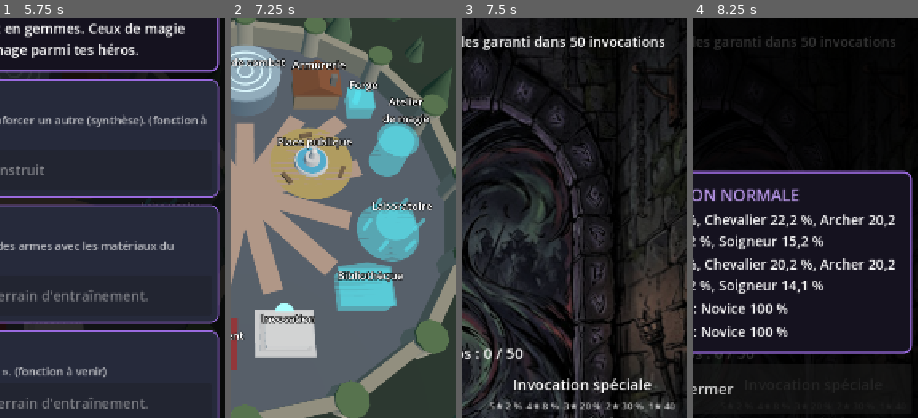
Above: before the commit, frames 1-4 (left to right).
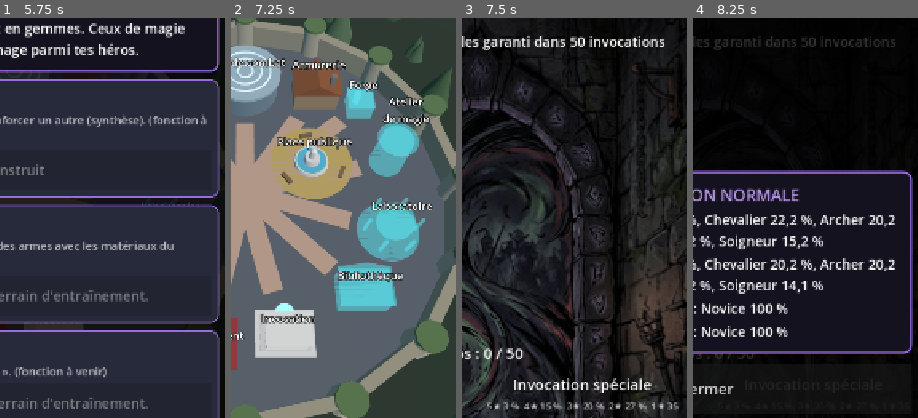
Above: after the commit, the same moments.

Repository: usksyz/project_gacha
Game: Godot game, scene res://scenes/main.tscn
The game is run twice, just before and just after one commit, with the same random seed, the same clock (stepped at 60 frames per second) and the same inputs.
Inputs (mouse positions are % of the whole screen's width and height, from its top left):
- Up to frame 1 (5.75 s): click (92, 4) at 0.52 s; click "Recommencer la partie" at 1.25 s; click "Faille spatio-temporelle" at 2 s; click "Zone de débarquement" at 2.75 s; click "Construction" at 3.5 s; click "Affectations" at 4.25 s; click (50, 34) at 5.02 s
- Up to frame 2 (7.25 s): click "Fermer" at 5.75 s; click "Hub" at 6.5 s
- Up to frame 3 (7.5 s): click "Invocation" at 7.25 s
- Up to frame 4 (8.25 s): click "Détail des taux" at 8 s
The pictures show only the part of the screen within x 47-97%, y 15-65%; the shares and areas given below are measured in that part.

Frames 1-2 are identical in both runs. In frame 3, 1.1% of the frame differs, in the area x 11-97%, y 96-98%; in frame 4, less than 0.1%.

Commit message:
Invocation spéciale : moins de 1 étoile, plus des autres raretés
1 étoile 35 %, 2 étoiles 27 %, 3 étoiles 20 %, 4 étoiles 15 %, 5 étoiles 3 % (la pity de 50 reste).

Co-Authored-By: Claude Opus 5.5 <noreply@anthropic.com>

Diff:
--- a/scripts/game_data.gd
+++ b/scripts/game_data.gd
@@ -27,7 +27,8 @@
 	"normal": {"name": "Invocation normale", "cost": 5000, "currency": "gold", "mages": false,
 		"rates": {5: 0.0, 4: 0.10, 3: 0.15, 2: 0.25, 1: 0.50}},  # taux choisis par le porteur du projet
 	"special": {"name": "Invocation spéciale", "cost": 100, "currency": "gems", "mages": true,
-		"rates": {5: 0.02, 4: 0.08, 3: 0.20, 2: 0.30, 1: 0.40}},
+		# Choix du porteur du projet : comme l'or, mais moins de 1 étoile, un peu plus des autres, et des 5 étoiles.
+		"rates": {5: 0.03, 4: 0.15, 3: 0.20, 2: 0.27, 1: 0.35}},
 }
 
 ## Nombre maximum de héros vivants pour invoquer, choix du porteur du projet (les morts ne comptent pas ;
@@ -52,8 +53,8 @@
 ## on tire la classe selon ce tableau (le total de chaque ligne fait 1.0, soit 100 %).
 ## Les 1 et 2 étoiles sont des gens ordinaires : tous « Novice ».
 ## Les mages ne s'obtiennent que par invocation spéciale, avec une très très faible chance :
-## 1 % des 3 étoiles et plus. Comme 30 % des invocations spéciales donnent un 3 étoiles ou plus,
-## environ 0,3 % des invocations spéciales donnent un mage (à peu près 1 toutes les 330).
+## 1 % des 3 étoiles et plus. Comme 38 % des invocations spéciales donnent un 3 étoiles ou plus,
+## environ 0,4 % des invocations spéciales donnent un mage (à peu près 1 toutes les 260).
 ## Dans l'invocation normale, la part des mages est simplement retirée du tirage.
 ## Chiffres provisoires, à régler.
 const CLASS_RATES := {
Not shown, changed: CLAUDE.md
